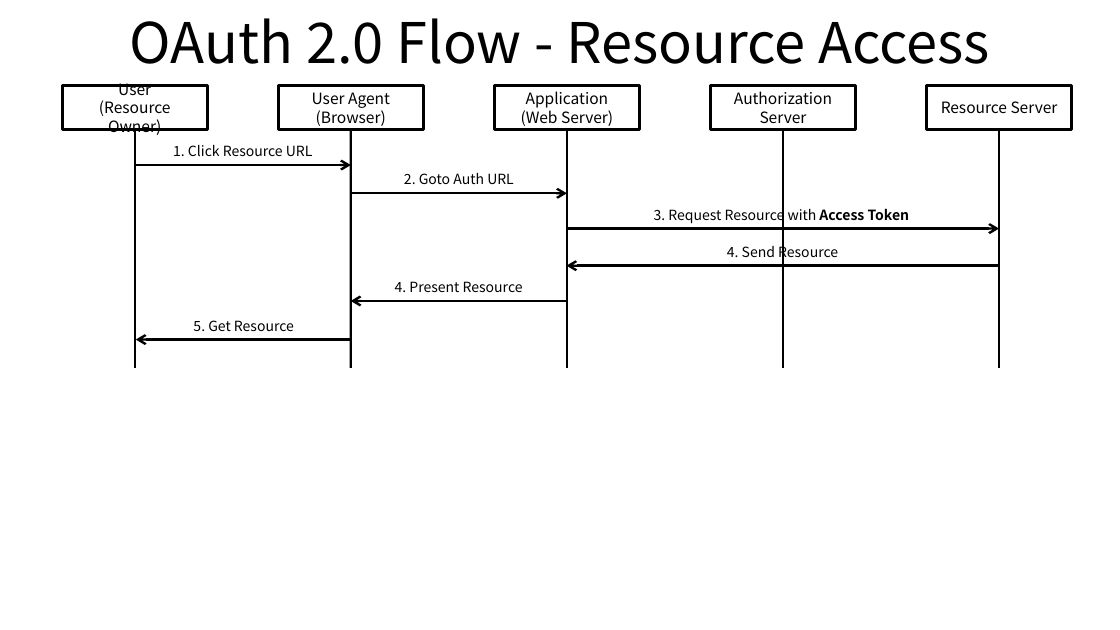
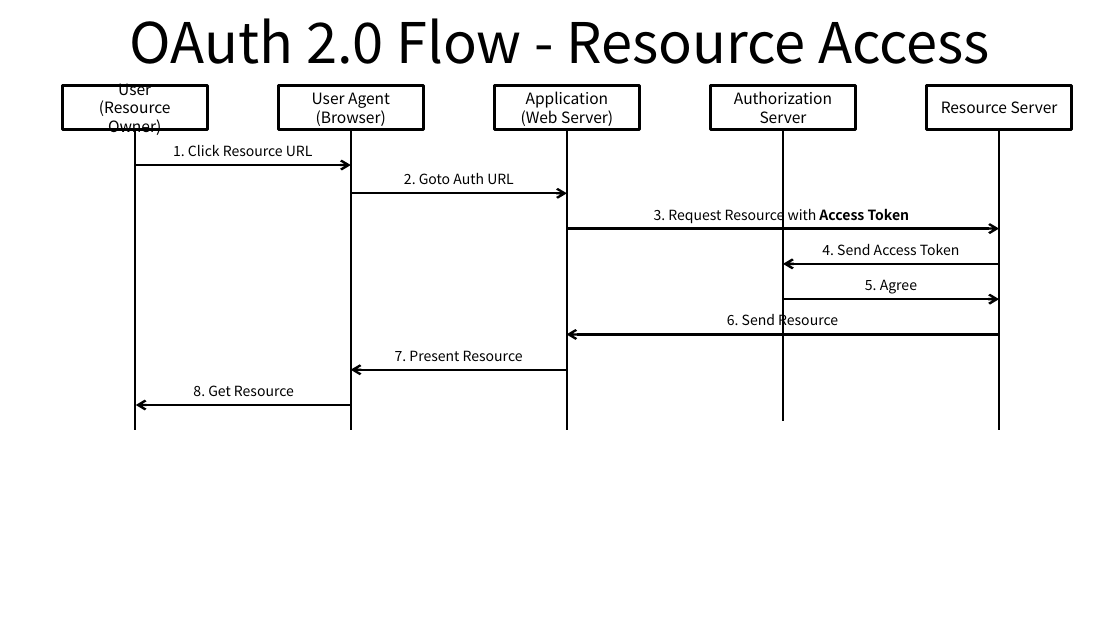
Before and after one commit to ssup2/blog-old, a slide deck: slide 3 of images/theory_analysis/OAuth_2.0/OAuth_2.0.pptx (slide 2 before the commit). Drawn at 1120x630 pixels with LibreOffice and Linux fonts; fonts in the diff are those of the drawing. Boxes give left, top, right and bottom in pixels: in the first picture for what was removed or moved away, otherwise in the second. Text is boxed around its words. In the diff, an @@ line names an element or a change of style, - is before the commit and + after.

Commit message:
Add OAuth 2.0

```diff
--- a/images/theory_analysis/OAuth_2.0/OAuth_2.0.pptx
+++ b/images/theory_analysis/OAuth_2.0/OAuth_2.0.pptx
@@ line moved from (134, 130) - (134, 367) to (134, 130) - (134, 430) @@
@@ line moved from (351, 130) - (351, 367) to (351, 130) - (351, 430) @@
@@ line moved from (567, 130) - (567, 367) to (567, 130) - (567, 430) @@
@@ line moved from (783, 130) - (783, 367) to (783, 130) - (783, 421) @@
@@ line moved from (999, 130) - (999, 367) to (999, 130) - (999, 430) @@
@@ arrow added from (999, 264) to (783, 264), #000000 1.5 pt @@
@@ text added at (822,244,960,255), 9 pt, text #000000 @@
+4. Send Access Token
@@ arrow added from (783, 299) to (999, 299), #000000 1.5 pt @@
@@ text added at (865,279,917,294), 9 pt, text #000000 @@
+5. Agree
@@ text at (727,312,838,330): text changed @@
-4. Send Resource
+6. Send Resource
@@ text at (395,350,523,361): text changed @@
-4. Present Resource
+7. Present Resource
@@ arrow moved from (567, 265) - (999, 265) to (567, 335) - (999, 335) @@
@@ text at (193,385,294,396): text changed @@
-5. Get Resource
+8. Get Resource
@@ arrow moved from (351, 301) - (567, 301) to (351, 370) - (567, 370) @@
@@ arrow moved from (136, 339) - (352, 339) to (136, 405) - (352, 405) @@
```
Also in this commit, not shown: 2 other slides changed, 1 slide added, 6 other files.
